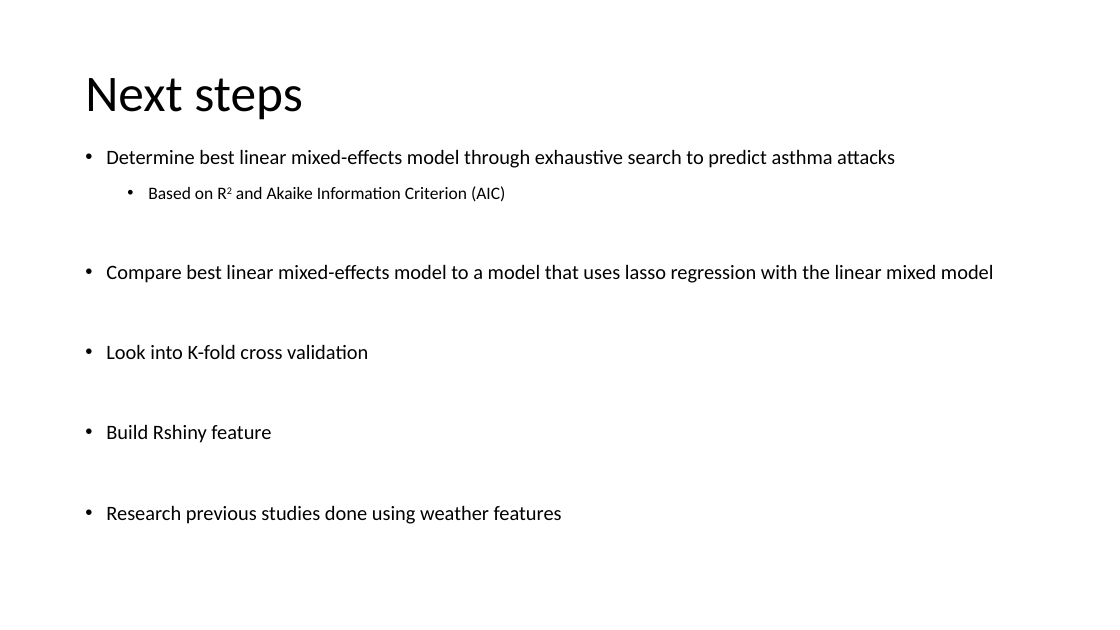
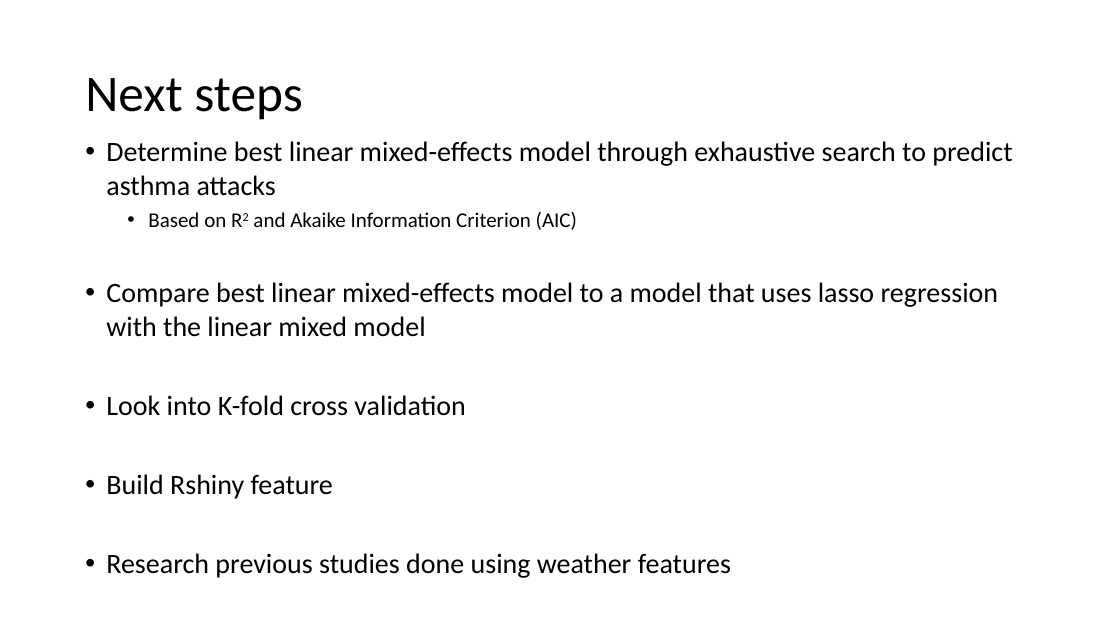
Before and after one commit to donaldsonm731/Asthma_Prediction, a slide deck: slide 15 of Mid_Semester_Pres.pptx. Drawn at 1120x630 pixels with LibreOffice and Linux fonts; fonts in the diff are those of the drawing. Boxes give left, top, right and bottom in pixels: in the first picture for what was removed or moved away, otherwise in the second. Text is boxed around its words. In the diff, an @@ line names an element or a change of style, - is before the commit and + after.

```diff
--- a/Mid_Semester_Pres.pptx
+++ b/Mid_Semester_Pres.pptx
@@ text "Determine best linear mixed-effects model ..." at [106,141,1012,578]: size 17.5 to 24 pt in "Determine best linear mixed-effects model through exhaustive ...", "Compare best linear mixed-effects model to a ...", "Look into K-fold cross validation", "Build Rshiny feature" and 1 more places; size 15 to 18 pt in "Based on R2 and Akaike Information Criterion ..."; line spacing 1.4 to 1; line spacing 2.8 to 1 @@
```
Also in this commit, not shown: 4 other slides changed.
